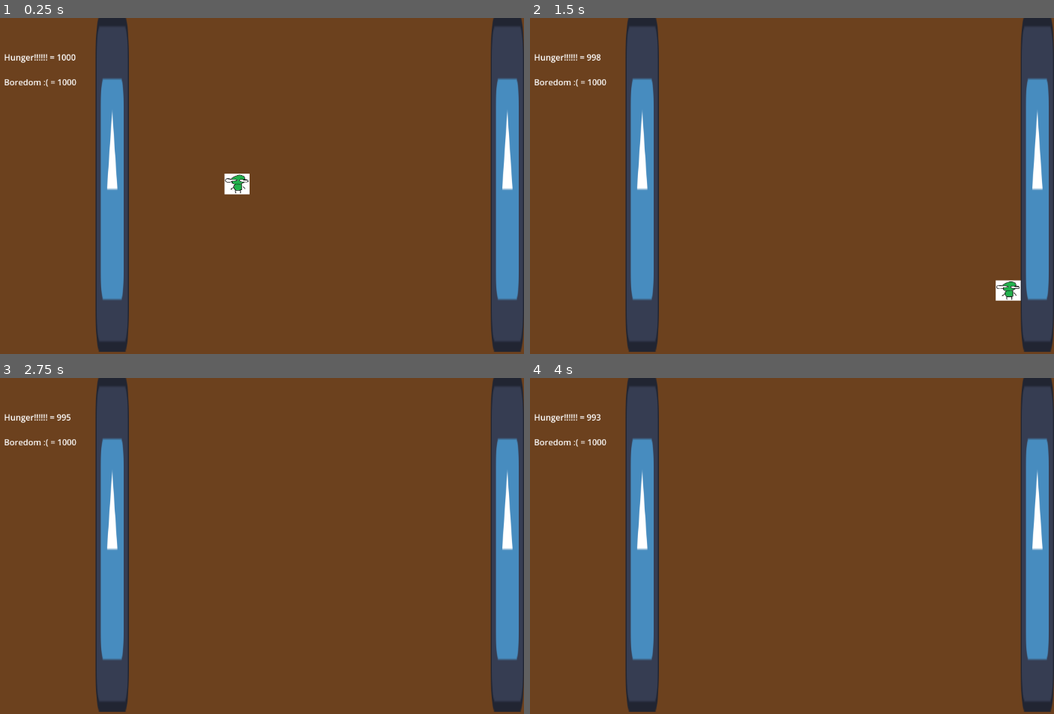
Above: before the commit, frames 1-4 (two rows, left to right).
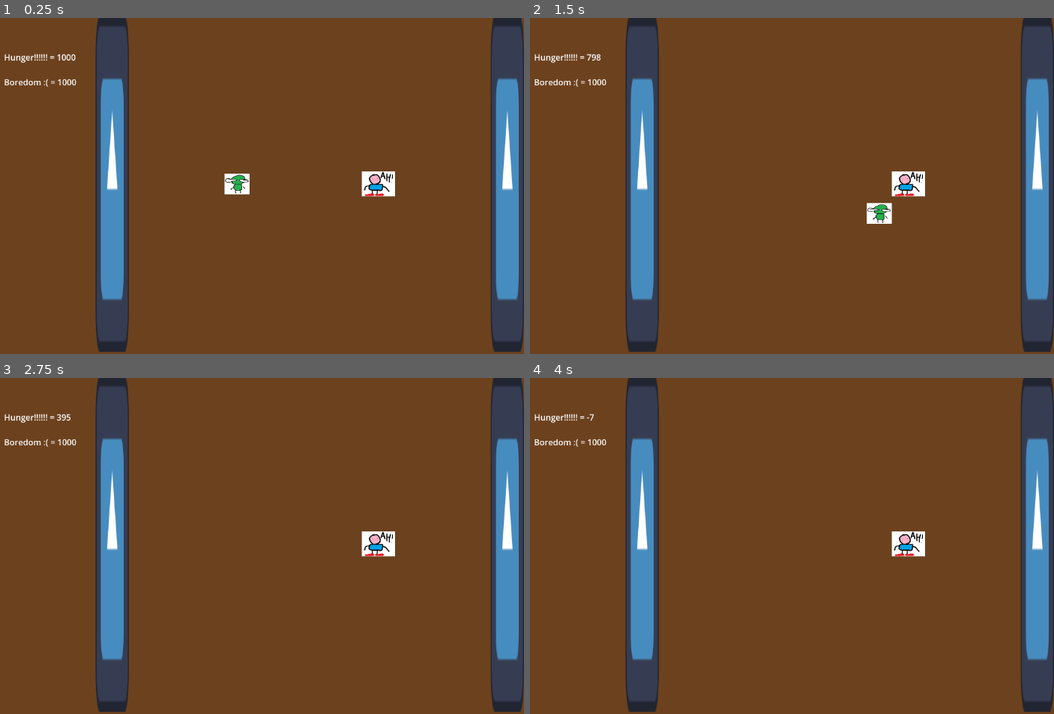
Above: after the commit, the same moments.

Repository: LoganStanger/ZombieGame
Game: Godot game, scene res://Scenes/firstScene.tscn
The game is run twice, just before and just after one commit, with the same random seed, the same clock (stepped at 60 frames per second) and the same inputs. The engine's default icon, where the game draws it, is replaced by a stand-in: a white triangle on a blue panel in a dark square.
Inputs (mouse positions are in pixels of both pictures, inside the frame that each line leads up to):
- Up to frame 1 (0.25 s): no input
- Up to frame 2 (1.5 s): tap Enter at 0.5 s; move the mouse to (886, 169) at 0.52 s; hold D (ZombieRight) 0.53-1.28 s; click (886, 169) at 0.6 s; tap Space (ZombieSprint) at 1.25 s; move the mouse to (634, 202) at 1.27 s; hold S (ZombieDown) from 1.28 s (still down); click (634, 202) at 1.35 s
- Up to frame 3 (2.75 s): move the mouse to (282, 472) at 2.02 s; release S (ZombieDown) at 2.03 s; hold D (ZombieRight) from 2.03 s (still down); tap Space (ZombieSprint) at 2.1 s; click (282, 472) at 2.3 s
- Up to frame 4 (4 s): tap Enter at 2.75 s; move the mouse to (723, 613) at 2.77 s; release D (ZombieRight) at 2.78 s; hold W (ZombieUp) 2.78-3.53 s; click (723, 613) at 2.85 s; tap Space (ZombieSprint) at 3.5 s; move the mouse to (933, 596) at 3.52 s; hold A (ZombieLeft) from 3.53 s (still down); click (933, 596) at 3.6 s

The runs differ from the first frame. In frame 1, 0.5% of the frame differs, in the area x 68-76%, y 45-54%; in frame 2, 1.1%, in the area x 10-94%, y 10-85%; in frame 3, 0.5%; in frame 4, 0.5%.
Error after the commit: Parse Error: Expected expression after "or" operator. (res://sciptQuestionMark/human_oh_myyy_godddd.gd:5)

Commit message:
Fourth? Commit

Diff:
--- a/Scenes/firstScene.tscn
+++ b/Scenes/firstScene.tscn
@@ -4,6 +4,7 @@
 [ext_resource type="PackedScene" uid="uid://djt5pbq7pbexk" path="res://prefabs/playertwo.tscn" id="2_j8pi6"]
 [ext_resource type="Script" uid="uid://dnwfaagu6yfp1" path="res://sciptQuestionMark/label.gd" id="3_g232c"]
 [ext_resource type="Texture2D" uid="uid://bjkiupg1vequ7" path="res://icon.svg" id="3_qmsdt"]
+[ext_resource type="PackedScene" uid="uid://bo3refg2iqy0h" path="res://prefabs/HumanOhMyyyGodddd.tscn" id="4_c8uak"]
 [ext_resource type="Script" uid="uid://dllb6cvtfhtwr" path="res://sciptQuestionMark/boredom_bar_temp.gd" id="4_g232c"]
 
 [sub_resource type="RectangleShape2D" id="RectangleShape2D_g232c"]
@@ -37,6 +38,9 @@
 [node name="CharacterBody2D" parent="." unique_id=184723477 instance=ExtResource("2_j8pi6")]
 position = Vector2(600, 320)
 
+[node name="CharacterBody2D2" parent="." unique_id=446698375 instance=ExtResource("4_c8uak")]
+position = Vector2(872, 320)
+
 [node name="HungerBarTemp" type="Label" parent="." unique_id=270291783]
 offset_left = 152.0
 offset_top = 64.0
--- a/prefabs/HumanOhMyyyGodddd.tscn
+++ b/prefabs/HumanOhMyyyGodddd.tscn
@@ -1,16 +1,19 @@
 [gd_scene format=3 uid="uid://bo3refg2iqy0h"]
 
+[ext_resource type="Script" uid="uid://ca0yrf0dws4bd" path="res://sciptQuestionMark/human_oh_myyy_godddd.gd" id="1_clei7"]
 [ext_resource type="Texture2D" uid="uid://8jqhtrxbjho1" path="res://HumanHuman.png" id="1_hlqj1"]
 
-[sub_resource type="RectangleShape2D" id="RectangleShape2D_clei7"]
-size = Vector2(52, 40)
+[sub_resource type="RectangleShape2D" id="RectangleShape2D_hlqj1"]
+size = Vector2(64, 48)
 
-[node name="Area2D" type="Area2D" unique_id=1541544226]
+[node name="CharacterBody2D" type="CharacterBody2D" unique_id=446698375]
+script = ExtResource("1_clei7")
+metadata/_edit_group_ = true
 
-[node name="Sprite2D" type="Sprite2D" parent="." unique_id=1284389459]
-position = Vector2(-4.7683716e-07, 0)
-scale = Vector2(0.53094226, 0.5063291)
+[node name="Sprite2D" type="Sprite2D" parent="." unique_id=1023675301]
+position = Vector2(-7.1525574e-07, 2.3841858e-06)
+scale = Vector2(0.6666667, 0.60759497)
 texture = ExtResource("1_hlqj1")
 
-[node name="CollisionShape2D" type="CollisionShape2D" parent="." unique_id=2016552975]
-shape = SubResource("RectangleShape2D_clei7")
+[node name="CollisionShape2D" type="CollisionShape2D" parent="." unique_id=1357271235]
+shape = SubResource("RectangleShape2D_hlqj1")
--- a/prefabs/playertwo.tscn
+++ b/prefabs/playertwo.tscn
@@ -5,6 +5,9 @@
 
 [sub_resource type="RectangleShape2D" id="RectangleShape2D_wrvgs"]
 size = Vector2(48, 40)
+
+[sub_resource type="RectangleShape2D" id="RectangleShape2D_yoka8"]
+size = Vector2(50, 42)
 
 [node name="CharacterBody2D" type="CharacterBody2D" unique_id=184723477]
 script = ExtResource("1_wrvgs")
@@ -16,3 +19,8 @@
 
 [node name="CollisionShape2D" type="CollisionShape2D" parent="." unique_id=430608491]
 shape = SubResource("RectangleShape2D_wrvgs")
+
+[node name="LoganArea" type="Area2D" parent="." unique_id=1417049426]
+
+[node name="CollisionShape2D" type="CollisionShape2D" parent="LoganArea" unique_id=76233094]
+shape = SubResource("RectangleShape2D_yoka8")
--- /dev/null
+++ b/sciptQuestionMark/human_oh_myyy_godddd.gd
@@ -0,0 +1,8 @@
+extends CharacterBody2D
+
+
+func _physics_process(delta: float) -> void:
+	if
+	print("ahoy logan")
+
+	move_and_slide()
--- a/sciptQuestionMark/player.gd
+++ b/sciptQuestionMark/player.gd
@@ -1,4 +1,5 @@
 extends CharacterBody2D
+
 
 var IsDashing: bool = false
 var IsSprinting: bool = false
@@ -10,16 +11,20 @@
 
 # Called every frame. 'delta' is the elapsed time since the previous frame.
 func _physics_process(delta: float) -> void:
-	if Input.is_action_just_pressed("ZombieBite"):
-
-		await get_tree().create_timer(0.1).timeout
+	if Input.is_action_just_pressed("ZombieBite") and TrueDashing == false:
+		TrueDashing = true
+		Booyah.walk_speed -= 5000
+		Booyah.run_speed -= 5000
+		await get_tree().create_timer(0.2).timeout
 		IsDashing = true
-		Booyah.walk_speed += 500000
-		Booyah.run_speed += 500000
-		await get_tree().create_timer(0.1).timeout
-		Booyah.walk_speed -= 500000
-		Booyah.run_speed -= 500000
+		Booyah.hunger -= 200
+		Booyah.walk_speed += 50000
+		Booyah.run_speed += 50000
+		await get_tree().create_timer(0.15).timeout
+		Booyah.walk_speed -= 45000
+		Booyah.run_speed -= 45000
 		IsDashing = false
+		TrueDashing = false
 
 
 	if Input.is_action_just_pressed("ZombieSprint") and IsSprinting == false:
Not shown, added: sciptQuestionMark/human_oh_myyy_godddd.gd.uid
